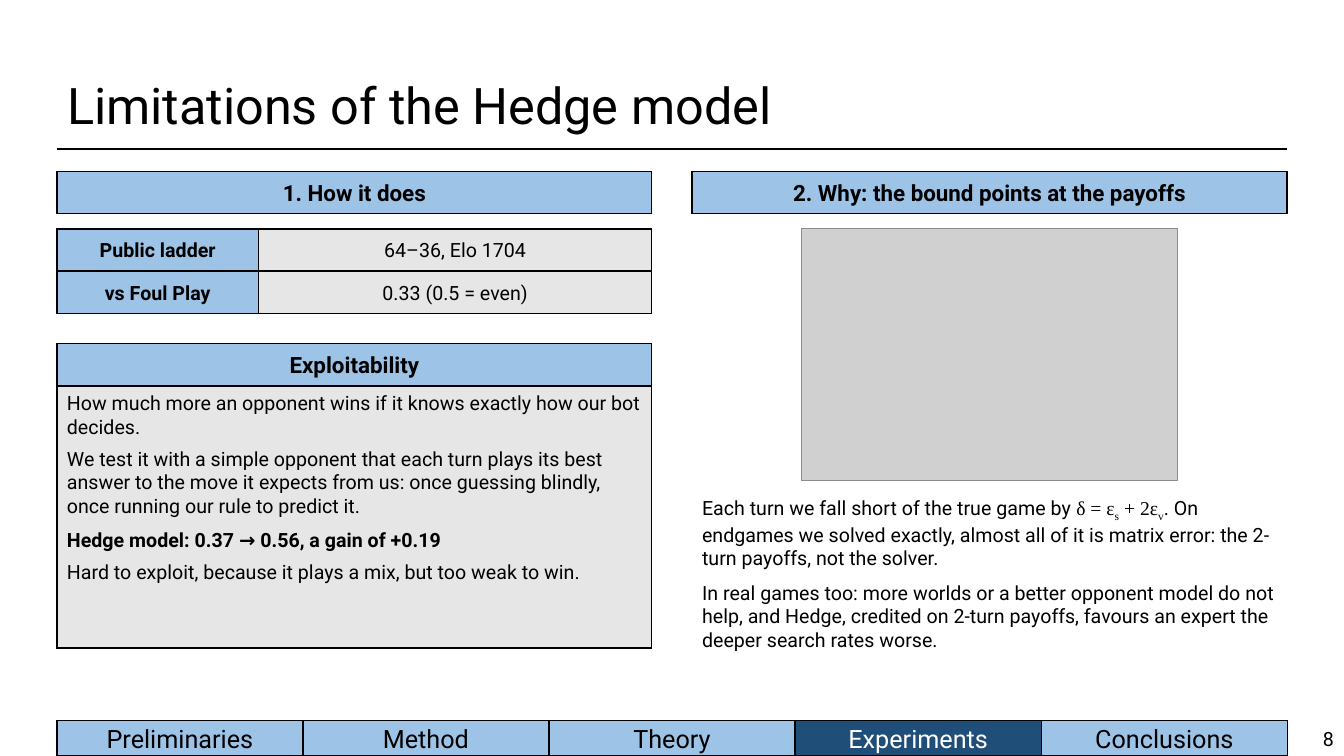
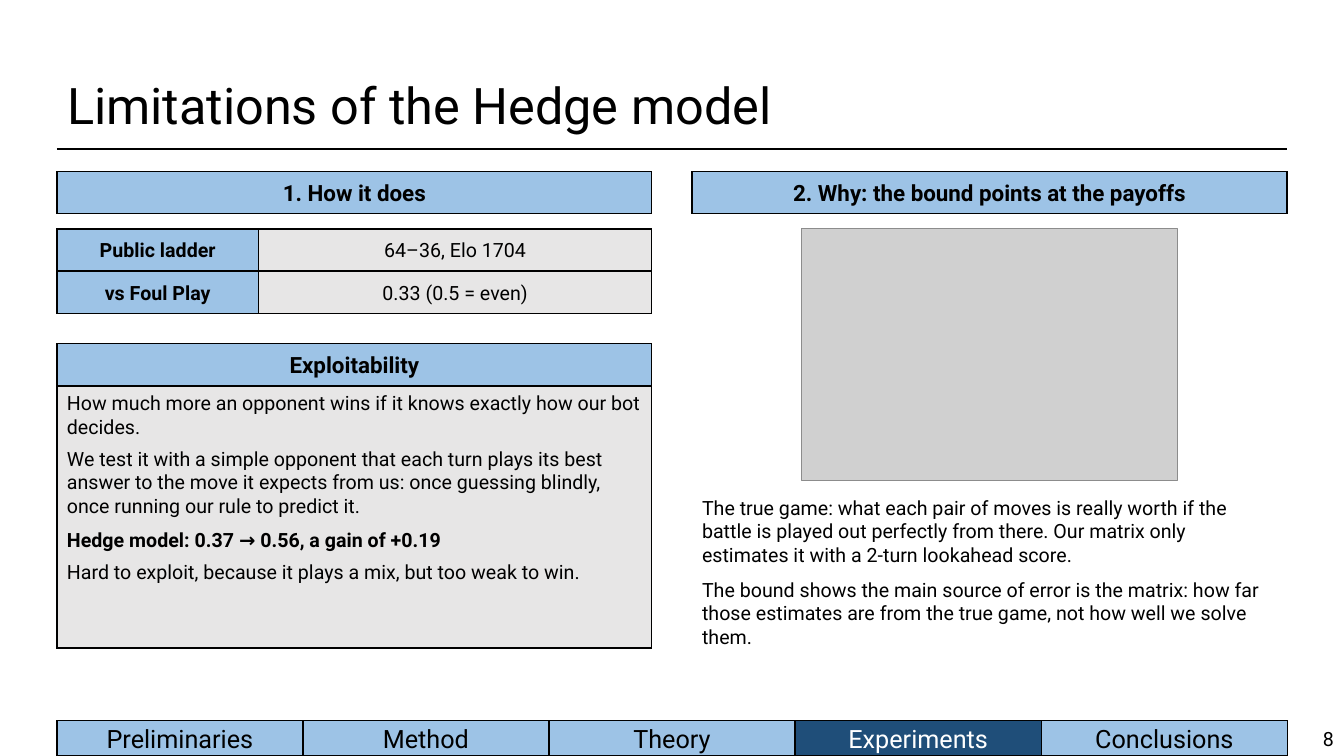
Before and after one commit to BioFanat/pokemon-equilibrium-engine, a slide deck: slide 8 of report/slides/deck.pptx. Drawn at 1344x756 pixels with LibreOffice and Linux fonts; fonts in the diff are those of the drawing; grey boxes stand for pictures. Boxes give left, top, right and bottom in pixels: in the first picture for what was removed or moved away, otherwise in the second. Text is boxed around its words. In the diff, an @@ line names an element or a change of style, - is before the commit and + after.

Commit message:
Deck: Hedge-limitations "why" reduced to the true game vs the 2-turn matrix estimate

```diff
--- a/report/slides/deck.pptx
+++ b/report/slides/deck.pptx
@@ text at (702,500,1259,645): text changed @@
-Each turn we fall short of the true game by δ = εs + 2εv. On endgames we solved exactly, almost all of it is matrix error: the 2-turn payoffs, not the solver.
-In real games too: more worlds or a better opponent model do not help, and Hedge, credited on 2-turn payoffs, favours an expert the deeper search rates worse.
+The true game: what each pair of moves is really worth if the battle is played out perfectly from there. Our matrix only estimates it with a 2-turn lookahead score.
+The bound shows the main source of error is the matrix: how far those estimates are from the true game, not how well we solve them.
```
Also in this commit, not shown: 1 other file.
